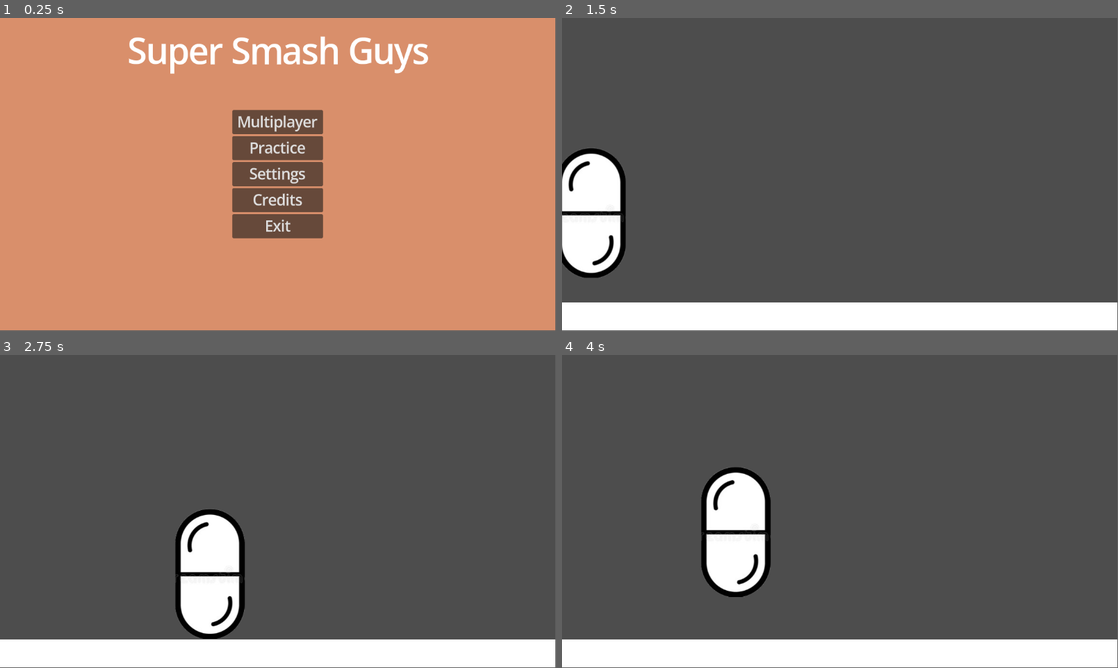
Above: before the commit, frames 1-4 (two rows, left to right).
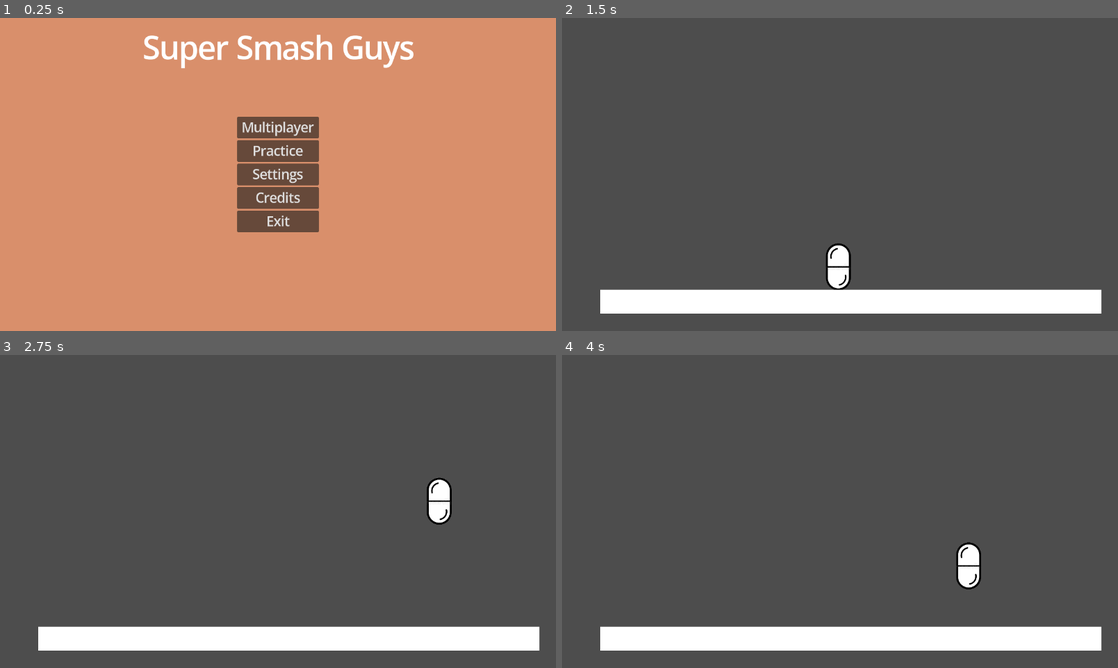
Above: after the commit, the same moments.

Repository: Rivmo/Super-Smash-Guys
Game: Godot game, scene res://main_menu_screen.tscn
Same seed, same stepped clock (60 frames per second), same inputs: the game is played once before the commit and once after it.
Inputs:
- Up to frame 1 (0.25 s): no input
- Up to frame 2 (1.5 s): click "Practice" at 0.5 s; hold Right (Right) from 1.28 s (still down)
- Up to frame 3 (2.75 s): keep holding Right (Right); tap Up (Jump) at 1.52, 2.27 s
- Up to frame 4 (4 s): release Right (Right) at 2.78 s; hold Left (Left) 2.78-3.53 s; hold Right (Right) from 3.53 s (still down); tap Up (Jump) at 3.77 s
The window is 799x449 before the commit and 800x450 after it. Grey fills any space a smaller window leaves; there, only what the larger window draws over its background counts as a difference.

The runs differ from the first frame. In frame 1, 5.6% of the frame differs, in the area x 23-77%, y 5-71%; in frame 2, 14%; in frame 3, 14%; in frame 4, 15%, in the area x 0-100%, y 35-100%.

Commit message:
changed size and position of player
added a ready function to change the starting position of player and changed the window size

Diff:
--- a/character_body_2d.gd
+++ b/character_body_2d.gd
@@ -6,6 +6,10 @@
 const SPEED = 300.0
 const JUMP_VELOCITY = -500.0
 var Double_jump_count : int = 0
+
+func _ready() -> void:
+	position = Vector2(640,400)
+
 func _physics_process(delta: float) -> void:
 	# Add the gravity.
 	if not is_on_floor():
--- a/project.godot
+++ b/project.godot
@@ -14,6 +14,11 @@
 run/main_scene="uid://ddxsvct2mkmnn"
 config/features=PackedStringArray("4.6", "Forward Plus")
 config/icon="res://icon.svg"
+
+[display]
+
+window/size/viewport_width=1280
+window/size/viewport_height=720
 
 [gui]
 
--- a/scene.tscn
+++ b/scene.tscn
@@ -4,11 +4,11 @@
 [ext_resource type="Texture2D" uid="uid://c5j48tkuyi5y7" path="res://capsule.png" id="1_ulcgi"]
 
 [sub_resource type="CapsuleShape2D" id="CapsuleShape2D_nxogm"]
-radius = 73.0
-height = 272.0
+radius = 67.49999
+height = 260.0
 
 [sub_resource type="RectangleShape2D" id="RectangleShape2D_3253y"]
-size = Vector2(1, 1)
+size = Vector2(0.577, 0.5499997)
 
 [sub_resource type="QuadMesh" id="QuadMesh_u3cyc"]
 
@@ -19,10 +19,13 @@
 extra_jumps = 1
 
 [node name="Sprite2D" type="Sprite2D" parent="CharacterBody2D" unique_id=1489925236]
+position = Vector2(-64, 235)
+scale = Vector2(0.4, 0.4)
 texture = ExtResource("1_ulcgi")
 
 [node name="CollisionShape2D" type="CollisionShape2D" parent="CharacterBody2D" unique_id=1768581945]
-position = Vector2(1, 0)
+position = Vector2(-64, 236)
+scale = Vector2(0.4, 0.4)
 shape = SubResource("CapsuleShape2D_nxogm")
 
 [node name="StaticBody2D" type="StaticBody2D" parent="." unique_id=1904787199]
@@ -30,9 +33,11 @@
 scale = Vector2(20, 1)
 
 [node name="CollisionShape2D" type="CollisionShape2D" parent="StaticBody2D" unique_id=1667364177]
+position = Vector2(1.2000008, 12.5)
 scale = Vector2(100, 100)
 shape = SubResource("RectangleShape2D_3253y")
 
 [node name="MeshInstance2D" type="MeshInstance2D" parent="StaticBody2D" unique_id=818938258]
-scale = Vector2(100, 100)
+position = Vector2(1.2499965, 12.500015)
+scale = Vector2(57.699997, 54.99997)
 mesh = SubResource("QuadMesh_u3cyc")
--- /dev/null
+++ b/sprite_2d.gd
@@ -0,0 +1,11 @@
+extends Sprite2D
+
+
+# Called when the node enters the scene tree for the first time.
+func _ready() -> void:
+	pass # Replace with function body.
+
+
+# Called every frame. 'delta' is the elapsed time since the previous frame.
+func _process(delta: float) -> void:
+	pass
Not shown, added: sprite_2d.gd.uid
